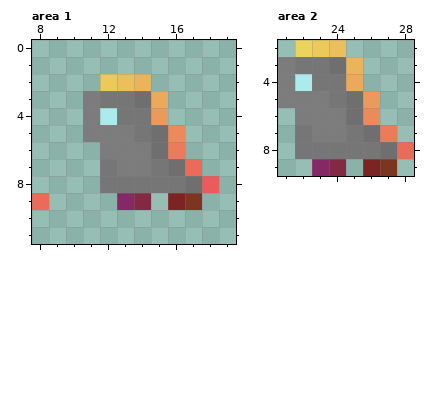
Pixel-art file, stored at imagesTwo/AvatarTileset.aseprite. The picture above is the old version.
80x80 pixels, 1 frame. Colours within 5 levels of each other are drawn and written as one. Shown: area 1: x 8..19, y 0..11; area 2: x 21..28, y 2..9. The commit also changed other parts of the picture, which this record leaves out.
The same view after the edit:
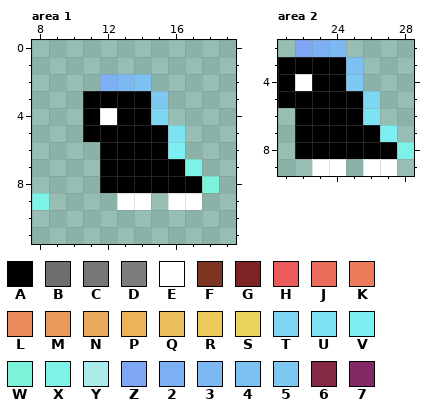
Palette (. is transparent): A #000000  B #6f6f6f  C #767676  D #7c7c7c  E #ffffff  F #7b3521  G #7c2323  H #eb5b5b  J #eb6b5b  K #eb7b5b  L #eb8a5b  M #eb9a5b  N #ebaa5b  P #ebb45b  Q #ebbf5b  R #ebc95b  S #ebd45b  T #7dd6f2  U #7de3f2  V #7deff2  W #7df2da  X #7df2e7  Y #abebeb  Z #7da7f2  2 #7db0f2  3 #7db8f2  4 #7dc1f2  5 #7dc9f2  6 #842944  7 #842965
Change:
Changed rows in their new state; - is an unchanged pixel.
Area 1, layers "Dahlia's Work", "Josiah's Work #2":
first column x 8:
 2 ----234----
 3 ---AAAA5---
 4 ---AEAAT---
 5 ---AAAAAU--
 6 ----AAAAV--
 7 ----AAAAAX-
 8 ----AAAAAAW
 9 X----EE-EE-
Area 2, layers "Dahlia's Work", "Josiah's Work #2":
first column x 21:
 2 -Z23----
 3 AAAA4---
 4 AEAA5---
 5 AAAAAT--
 6 -AAAAU--
 7 -AAAAAV-
 8 -AAAAAAX
 9 --EE-EE-
